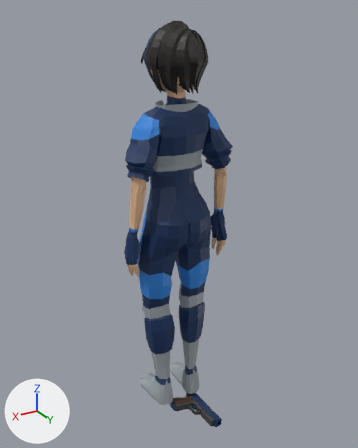
Before and after pictures for a commit that changed the glTF model public/avatares/av-nadadora-olimpica.glb.
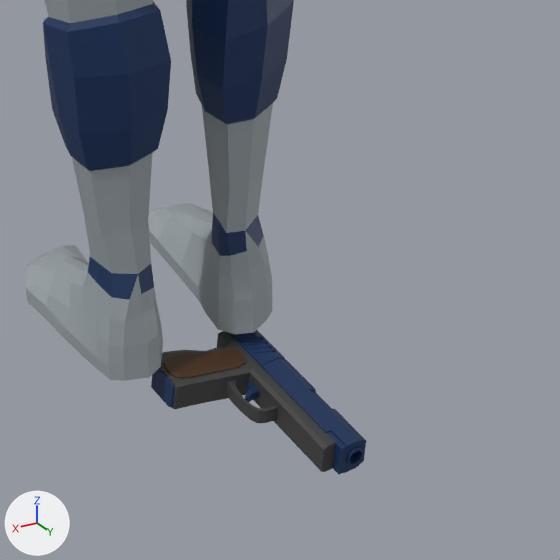
Old and new are each drawn whole from a camera (50 mm lens) standing at (1.07, 1.793, 1.98) and looking at (-0.014, -0.015, 1.077) and again close up on the part from 37% to 75% of the width and 70% to 100% of the height. Every picture has the same lights, and +X, +Y and +Z are marked at lower left. The older version's two pictures come first. Where no turn or scale is listed for an object, it has been applied to the vertices. Vertices at exactly the same position are counted once.

Names of what the first close-up shows: 'Pistol'.
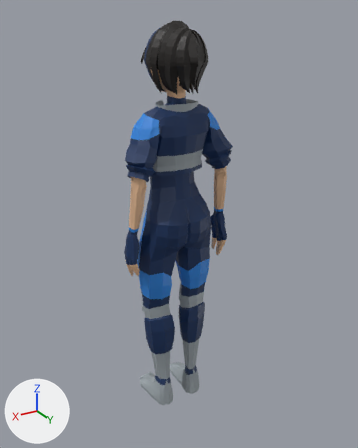
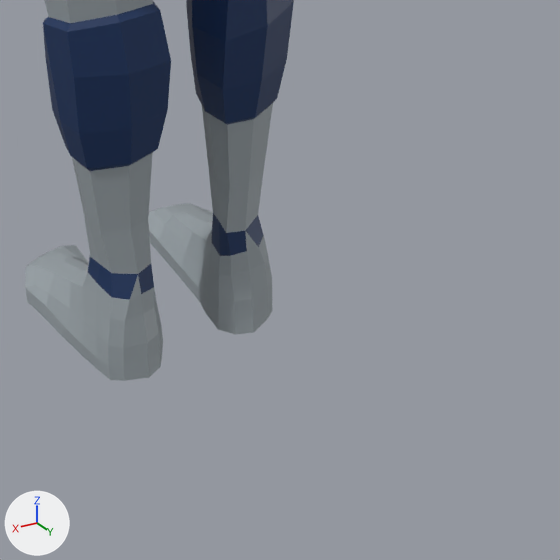
The newer file is also turned or shifted as a whole; pictures and numbers use the older file's frame.

What differs and where, as boxes (x1, y1, x2, y2) in the close-ups (560 x 560 px):
'Pistol', reshaped: before (26, 0, 366, 474); after (26, 0, 294, 380)
part 1 of me_cube_204, deleted: before (151, 330, 366, 474)

The change in detail:
me_cube_204 is used by ob_pistol; location (0.001, 0.068, 0.059).
me_cube_204 had 4188 vertices, 8038 faces and spanned x -0.27..0.26, y -0.28..0.19, z -0.02..1.89.
me_cube_204 no longer uses material mat_darkbrown (brown #492e18).
me_cube_204 no longer uses material mat_grey (dark grey #3f3f3f).
me_cube_204 now has 3608 vertices, 6998 faces and spans x -0.27..0.26, y -0.28..0.08, z 0.04..1.89.
me_cube_204 part 1: 19 loose pieces with 580 vertices, spanning x -0.12..0.06, y -0.07..0.19, z -0.02..0.03, are deleted.
Other edits to the shape of me_cube_204 do not show in these pictures.
